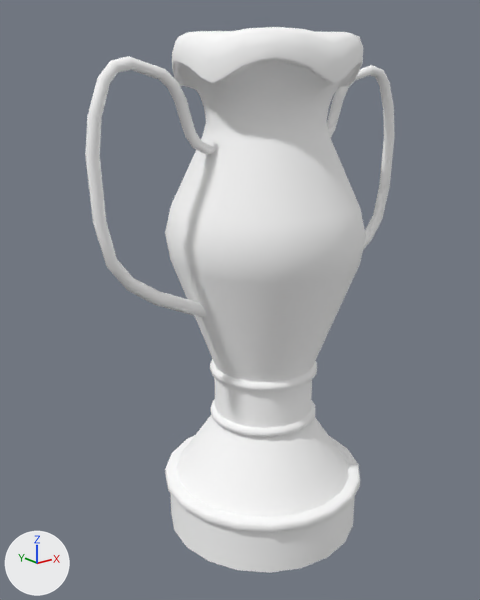
A saved change to the FBX model Assets/Static_Meshes/Ornate_Room/SM_Vase.fbx.
Both versions are drawn from a 50 mm lens placed at (-1.041, -1.204, 1.109), pointed at (-0.048, 0.037, 0.612). Every picture has the same lights, and +X, +Y and +Z are marked at lower left.

The first picture shows 'SM_Blockout_Vase_01'.
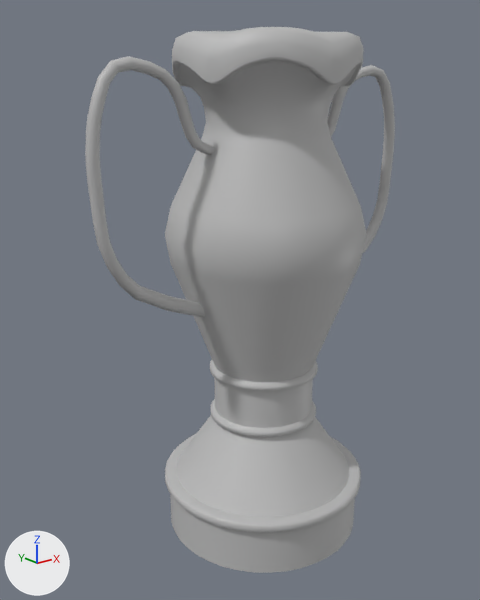
Where the newer file only moved an object's origin or applied its transform, the numbers keep the older frame.

What differs and where, as boxes (x1, y1, x2, y2) in the pictures (480 x 600 px):
```json
{"part": 1, "of": "me_mesh_020", "change": "built on", "before": [128, 234, 371, 305], "after": [85, 27, 395, 573]}
{"part": 2, "of": "me_mesh_020", "change": "recoloured", "before": [98, 56, 389, 317], "after": [98, 56, 389, 317]}
```

The change, as JSON lines over the scene's bpy script:
```json
{"op": "add", "block": "mat_m_urn_01", "code": ["mat_m_urn_01 = principled_material('M_Urn_01')", "mat_m_urn_01.base_color = (0.5, 0.5, 0.5)  # grey #bcbcbc"]}
{"block": "me_mesh_020", "where": "# used by ob_sm_blockout_vase_01; location = (0.0, 0.0, 0.0)"}
{"op": "remove", "block": "me_mesh_020", "code": "me_mesh_020.from_pydata(...)  # 1055 vertices, 1058 faces; spans x -0.458..0.458, y -0.263..0.263, z 0.0..1.23"}
{"op": "add", "block": "me_mesh_020", "code": "me_mesh_020.from_pydata(...)  # 1901 vertices, 1904 faces; spans x -0.458..0.458, y -0.263..0.263, z 0.0..1.23"}
{"block": "me_mesh_020", "change": "me_mesh_020 part 1: 32 vertices moved from x -0.384..0.384, y -0.015..0.015, z 0.663..0.733 to x -0.401..0.401, y -0.016..0.016, z 0.643..0.743; 846 vertices added at x -0.458..0.458, y -0.261..0.26, z 0.0..1.23"}
{"block": "me_mesh_020", "change": "me_mesh_020 part 2: 192 faces spanning x -0.427..0.427, y -0.016..0.016, z 0.595..1.174 switch from mat_manual_texturing_011 (white #ffffff) to mat_m_urn_01 (grey #bcbcbc)"}
```
